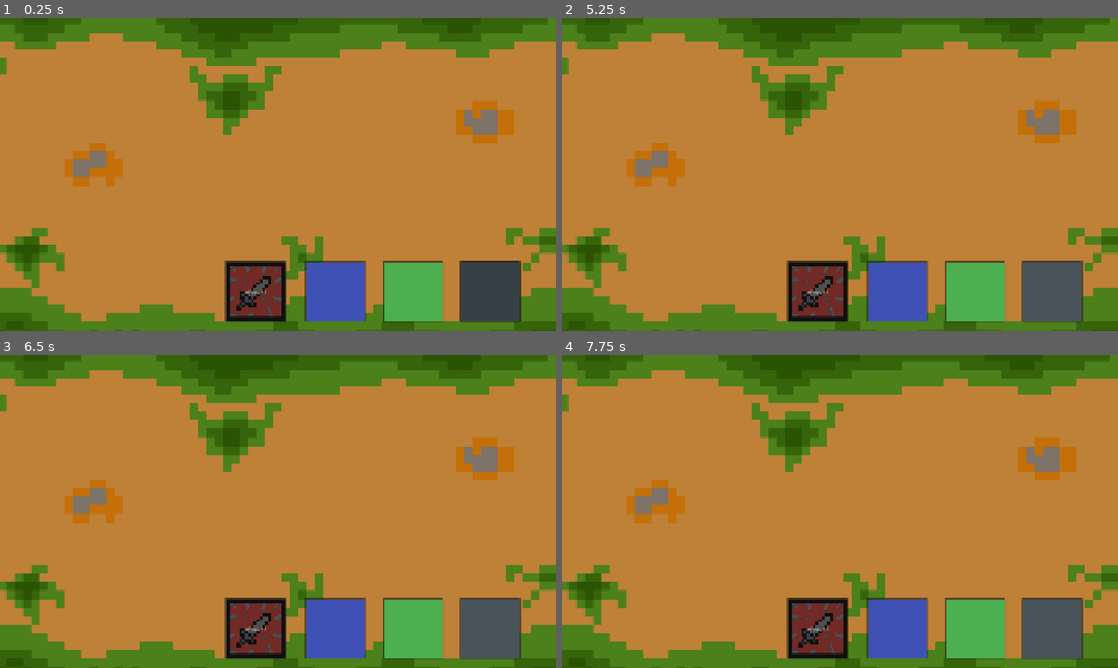
Above: before the commit, frames 1-4 (two rows, left to right).
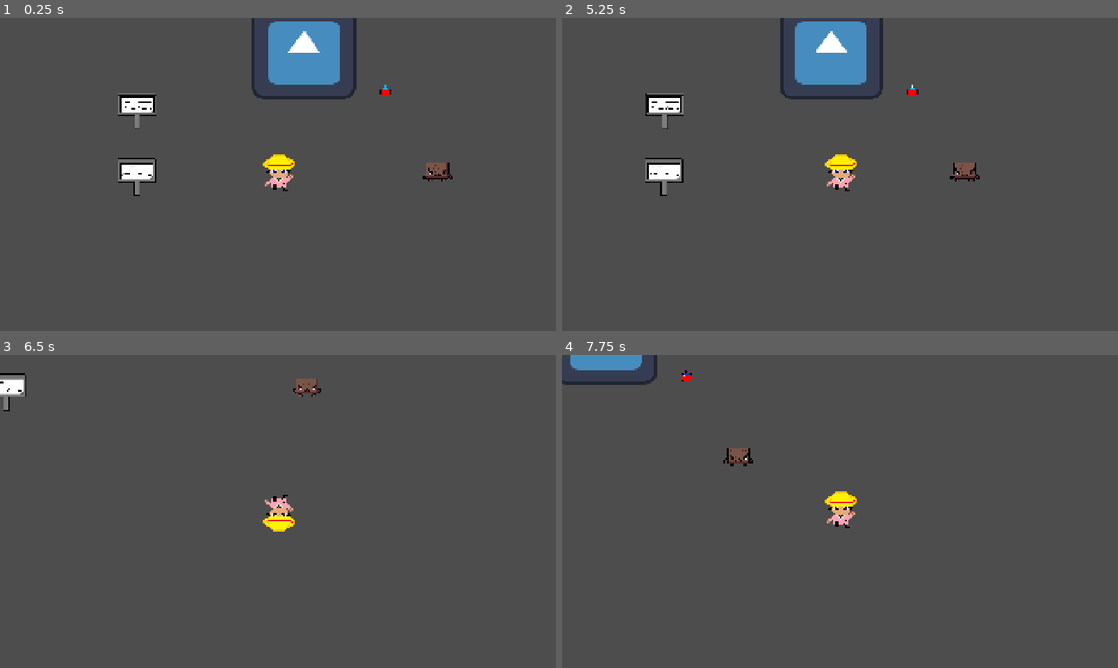
Above: after the commit, the same moments.

Repository: Poridaby/Pori-The-Game
Game: Godot game, scene res://scenes/décor_explo/Inser_ellenon.tscn
The game is run twice, just before and just after one commit, with the same random seed, the same clock (stepped at 60 frames per second) and the same inputs. The engine's default icon, where the game draws it, is replaced by a stand-in: a white triangle on a blue panel in a dark square.
Inputs (mouse positions are in pixels of both pictures, inside the frame that each line leads up to):
- Up to frame 1 (0.25 s): no input
- Up to frame 2 (5.25 s): click (817, 290) at 0.52 s; click (895, 290) at 1.27 s; click (973, 290) at 2.02 s; click (1051, 290) at 2.77 s; click (817, 290) at 3.5 s, where only the run before the commit has a clickable "attaque 1"; click (1051, 290) at 4.27 s; tap Enter at 5 s; hold D (move_right) from 5.03 s (still down); tap Space (interact) at 5.1 s
- Up to frame 3 (6.5 s): release D (move_right) at 5.78 s; hold S (move_down) from 5.78 s (still down); tap Space (interact) at 5.85 s
- Up to frame 4 (7.75 s): release S (move_down) at 6.53 s; hold D (move_right) 6.53-7.28 s; tap Space (interact) at 6.6, 7.35 s; hold W (move_up) from 7.28 s (still down)

The runs differ from the first frame. In frame 1, 98% of the frame differs, in the area x 0-100%, y 0-100%; in frame 2, 98%; in frame 3, 98%; in frame 4, 98%.

Commit message:
Update lancer_combat.gd

Diff:
--- a/pori-the-game/script/combat/lancer_combat.gd
+++ b/pori-the-game/script/combat/lancer_combat.gd
@@ -2,7 +2,7 @@
 
 @export var stats_class_local: combat_class
 
-func _ready():
+func combattre():
 	var regions = [["inserelenon",["ptitcrote","Carotte_maléfique"]]
 		]
 	var combat = recup_infos(0)
